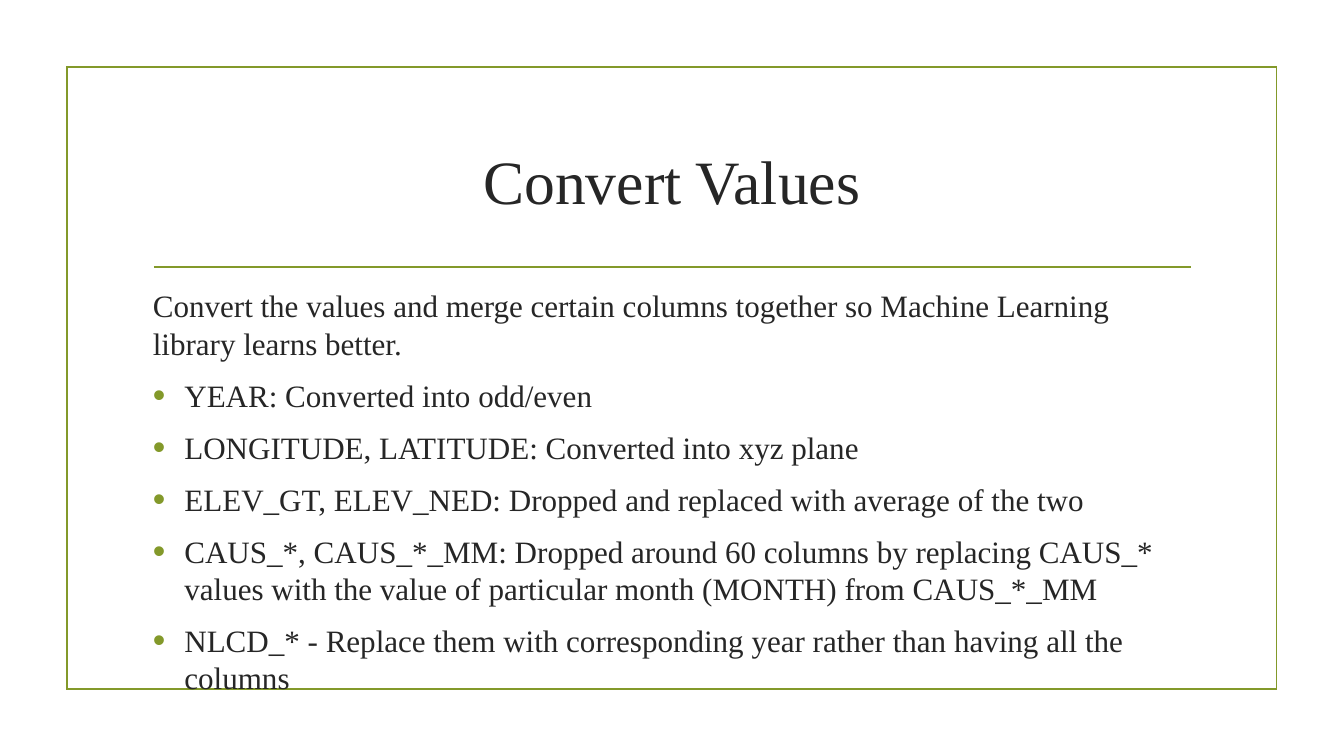
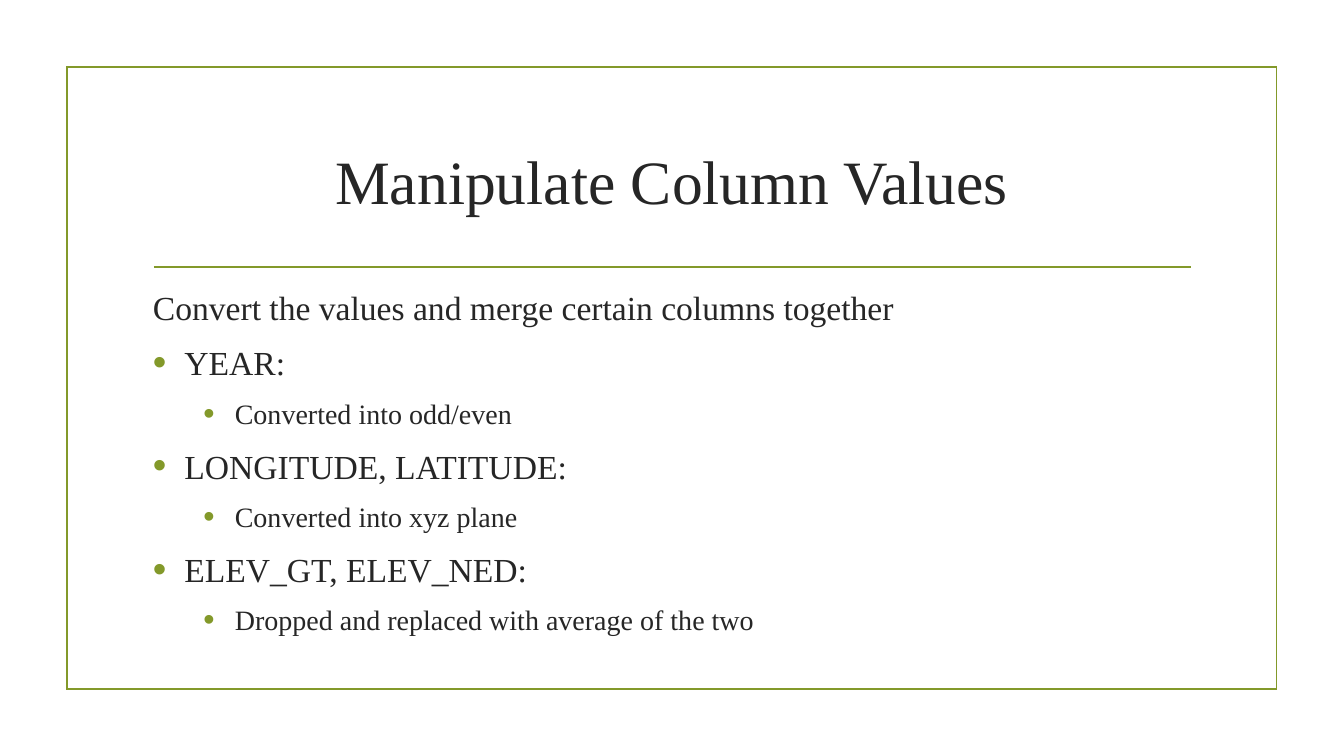
Before and after one commit to darshandpatel/eBird, a slide deck: slide 8 of PatelSankaraguru.pptx (slide 6 before the commit). Drawn at 1344x756 pixels with LibreOffice and Linux fonts; fonts in the diff are those of the drawing; background and template pictures are left out. Boxes give left, top, right and bottom in pixels: in the first picture for what was removed or moved away, otherwise in the second. Text is boxed around its words. In the diff, an @@ line names an element or a change of style, - is before the commit and + after.

```diff
--- a/PatelSankaraguru.pptx
+++ b/PatelSankaraguru.pptx
@@ title at bbox=[335, 161, 1008, 216]: text changed @@
-Convert Values
+Manipulate Column Values
@@ text at bbox=[153, 296, 894, 636]: text changed; size 22.2 to 24 pt @@
-Convert the values and merge certain columns together so Machine Learning library learns better.
-• YEAR: Converted into odd/even
-• LONGITUDE, LATITUDE: Converted into xyz plane
-• ELEV_GT, ELEV_NED: Dropped and replaced with average of the two
-• CAUS_*, CAUS_*_MM: Dropped around 60 columns by replacing CAUS_* values with the value of particular month (MONTH) from CAUS_*_MM
-• NLCD_* - Replace them with corresponding year rather than having all the columns
+Convert the values and merge certain columns together
+• YEAR:
+  • Converted into odd/even
+• LONGITUDE, LATITUDE:
+  • Converted into xyz plane
+• ELEV_GT, ELEV_NED:
+  • Dropped and replaced with average of the two
```
Also in this commit, not shown: 7 other slides changed, 10 slides added, 4 slides removed, 5 other files.
